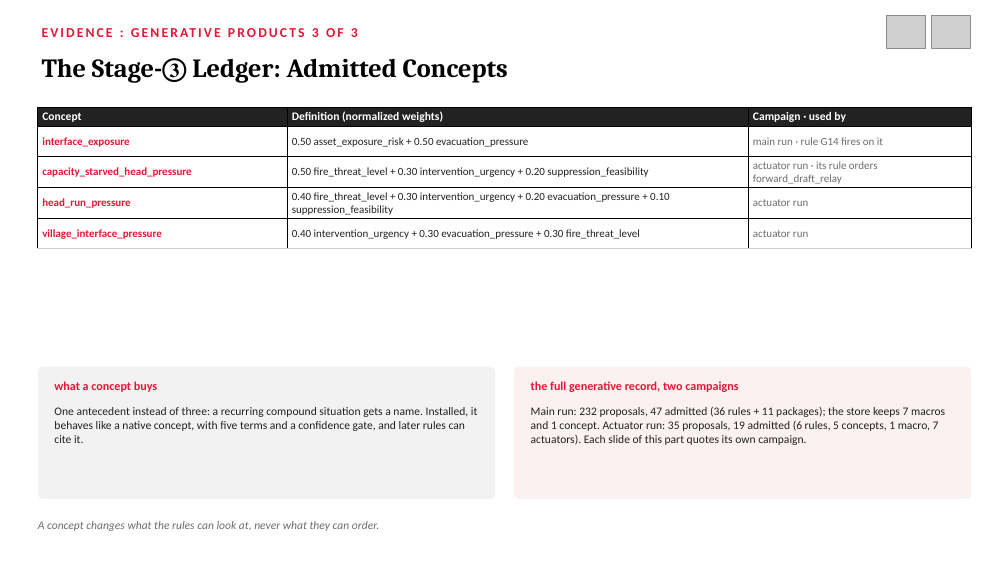
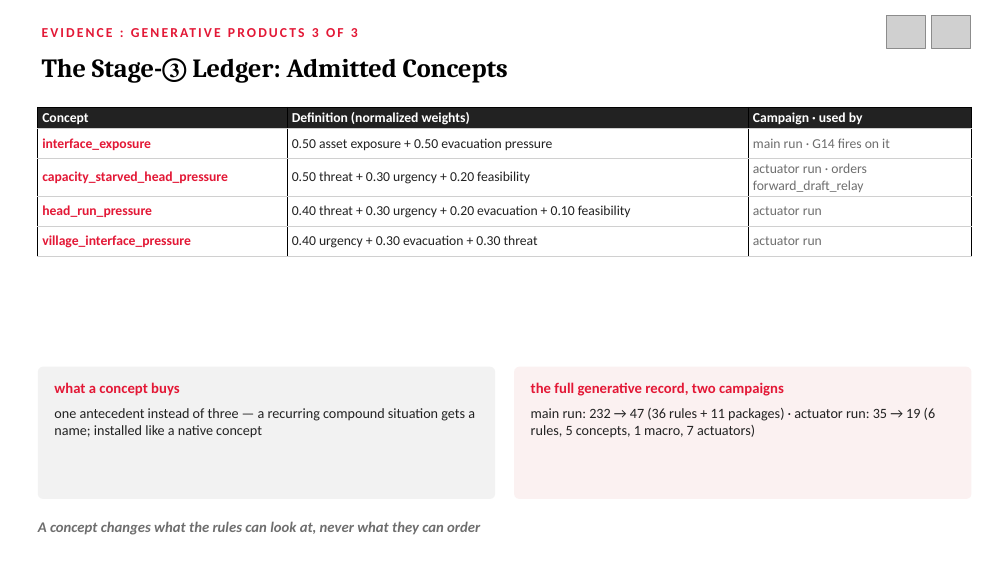
Before and after one commit to northwind13/Enhanced_DSS, a slide deck: slide 66 of 01_Thesis/DisasterAware_Presentation.pptx (slide 81 before the commit). Drawn at 1008x567 pixels with LibreOffice and Linux fonts; fonts in the diff are those of the drawing; grey boxes stand for pictures. Boxes give left, top, right and bottom in pixels: in the first picture for what was removed or moved away, otherwise in the second. Text is boxed around its words. In the diff, an @@ line names an element or a change of style, - is before the commit and + after.

```diff
--- a/01_Thesis/DisasterAware_Presentation.pptx
+++ b/01_Thesis/DisasterAware_Presentation.pptx
@@ table at [38,107,972,252] @@
-row 2, column 2: 0.50 asset_exposure_risk + 0.50 evacuation_pressure
+row 2, column 2: 0.50 asset exposure + 0.50 evacuation pressure
-row 2, column 3: main run · rule G14 fires on it
+row 2, column 3: main run · G14 fires on it
-row 3, column 2: 0.50 fire_threat_level + 0.30 intervention_urgency + 0.20 suppression_feasibility
+row 3, column 2: 0.50 threat + 0.30 urgency + 0.20 feasibility
-row 3, column 3: actuator run · its rule orders forward_draft_relay
+row 3, column 3: actuator run · orders forward_draft_relay
-row 4, column 2: 0.40 fire_threat_level + 0.30 intervention_urgency + 0.20 evacuation_pressure + 0.10 suppression_feasibility
+row 4, column 2: 0.40 threat + 0.30 urgency + 0.20 evacuation + 0.10 feasibility
-row 5, column 2: 0.40 intervention_urgency + 0.30 evacuation_pressure + 0.30 fire_threat_level
+row 5, column 2: 0.40 urgency + 0.30 evacuation + 0.30 threat
@@ size 11 to 13 pt in "Concept", "Definition (normalized weights)", "Campaign · used by" @@
@@ size 10.5 to 13 pt in "interface_exposure", "capacity_starved_head_pressure", "head_run_pressure", "actuator run" and 2 more places @@
@@ borders changed @@
@@ text "what a concept buys" at [54,382,180,396]: size 11.5 to 14 pt @@
@@ text "the full generative record, two ..." at [531,382,784,396]: size 11.5 to 14 pt @@
@@ text at [54,408,475,438]: text changed; size 11 to 13.5 pt @@
-One antecedent instead of three: a recurring compound situation gets a name. Installed, it behaves like a native concept, with five terms and a confidence gate, and later rules can cite it.
+one antecedent instead of three — a recurring compound situation gets a name; installed like a native concept
@@ text at [531,408,935,438]: text changed; size 11 to 13.5 pt @@
-Main run: 232 proposals, 47 admitted (36 rules + 11 packages); the store keeps 7 macros and 1 concept. Actuator run: 35 proposals, 19 admitted (6 rules, 5 concepts, 1 macro, 7 actuators). Each slide of this part quotes its own campaign.
+main run: 232 → 47 (36 rules + 11 packages) · actuator run: 35 → 19 (6 rules, 5 concepts, 1 macro, 7 actuators)
@@ text at [38,521,480,535]: text changed; size 11 to 14 pt; bold on @@
-A concept changes what the rules can look at, never what they can order.
+A concept changes what the rules can look at, never what they can order
```
Also in this commit, not shown: 56 other slides changed, 6 slides added, 22 slides removed, 1 other file.
